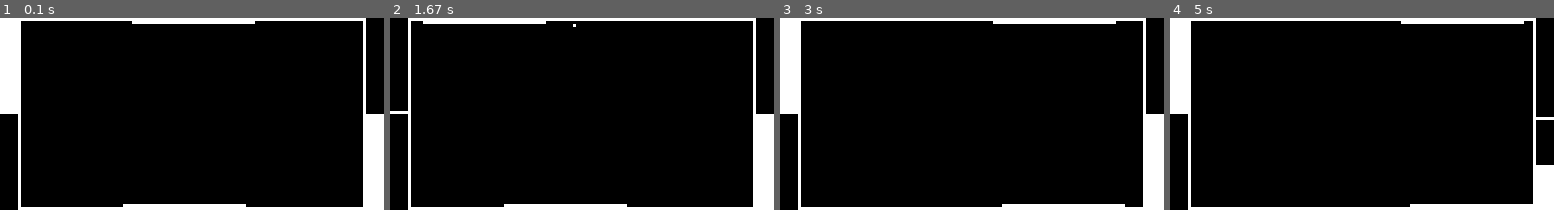
Above: before the commit, frames 1-4 (left to right).
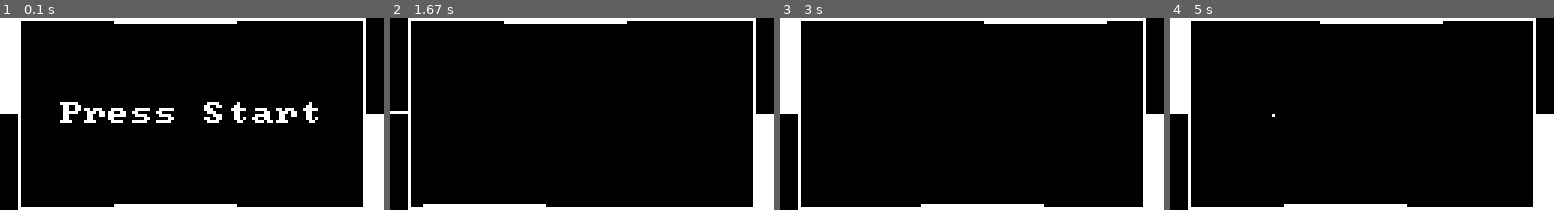
Above: after the commit, the same moments.

Repository: yoadsn/esp32-microgame
Game: pygame game, started from run.emu.py
The game is run twice, just before and just after one commit, with the same random seed, the same clock (stepped at 60 frames per second) and the same inputs.
Inputs:
- Up to frame 1 (0.1 s): no input
- Up to frame 2 (1.67 s): tap Space at 0.33, 0.73, 1.03, 1.23, 1.57 s
- Up to frame 3 (3 s): tap Space at 1.87, 2.07, 2.37, 2.63, 2.97 s
- Up to frame 4 (5 s): tap Space at 3.27, 3.4, 3.8, 4.1, 4.47, 4.87 s

The runs differ from the first frame. In frame 1, 2.7% of the frame differs, in the area x 15-83%, y 1-99%; in frame 2, 1.3%; in frame 3, 0.7%; in frame 4, 2.8%, in the area x 26-100%, y 1-99%.

Commit message:
Improve game state mgmt

Diff:
--- a/games/duel_game.py
+++ b/games/duel_game.py
@@ -17,7 +17,7 @@
 STOP_TO_CHARGE_WAIT_MS = 10
 CHARGE_TO_FIRE_WAIT_PER_POWER_MS = 55
 PLAYER_INITIAL_SPEED_PX_F = 3
-PLAYER_BASE_POWER_POINTS = 10
+PLAYER_BASE_POWER_POINTS = 20
 PLAYER_BASE_LENGTH_PX = 40
 PLAYER_MIN_BASE_LENGTH_PX = 5
 
@@ -226,6 +226,8 @@
             bar_rect,
             power_points,
         )
+
+        self.update_power(0)
 
     def play(self, button):
         # progress state machine
@@ -257,11 +259,6 @@
             self.play_state_start = self.time.ticks_ms()
             self.play_state = next_state
 
-        self.player_width = max(
-            PLAYER_MIN_BASE_LENGTH_PX,
-            PLAYER_BASE_LENGTH_PX * (self.power_points / PLAYER_BASE_POWER_POINTS),
-        )
-
         # Act on state
         if self.play_state == PST_FIRING:
             self.projectile = Projectile(
@@ -272,7 +269,7 @@
             )
 
     def check_hit(self, rect):
-        if self.play_state == PST_EXPLODED:
+        if self.check_exploded():
             return False
 
         x1, y1, x2, y2 = rect
@@ -286,8 +283,15 @@
                     return True
         return False
 
+    def check_exploded(self):
+        return self.play_state == PST_EXPLODED
+
     def update_power(self, power_diff):
         self.power_points += power_diff
+        self.player_width = max(
+            PLAYER_MIN_BASE_LENGTH_PX,
+            PLAYER_BASE_LENGTH_PX * (self.power_points / PLAYER_BASE_POWER_POINTS),
+        )
         self.charge_bar.set_full_charge_pct(
             self.power_points / PLAYER_BASE_POWER_POINTS
         )
@@ -358,6 +362,9 @@
 
     def play(self):
         current_time = self.player.time.ticks_ms()
+        if self.last_shot_time is None:
+            self.last_shot_time = current_time
+
         if not self.player.projectile:
             # Check if at least 3 seconds have passed since the last shot
             if (
@@ -365,9 +372,20 @@
                 or (current_time - self.last_shot_time) >= 3000
             ):
                 self.player.play(True)
+            else:
+                self.player.play(False)
         else:  # If not in defensive mode, assume offensive mode
             self.last_shot_time = current_time
             self.player.play(False)
+
+
+GST_INIT = -1
+GST_ROUND_INIT = 0
+GST_ROUND_PRE_RUN = 1
+GST_ROUND_RUN = 2
+GST_ROUND_ENDED = 3
+
+GST_ROUNDED_ENDED_DELAY_MS = 2000
 
 
 class GameLogic(BaseGameLogic):
@@ -378,13 +396,16 @@
 
     def load(self):
         print("game loaded")
-        self.count_down_to_invert = 0
-        self.start_game_tick = self.device.time.ticks_ms()
-
         self.field_width = FIELD_WIDTH
         self.field_start = (self.device.display.width - self.field_width) // 2
         self.field_end = self.device.display.width - self.field_start
 
+        self.game_state = GST_INIT
+
+    def initialize_round(self):
+        print("round init")
+        self.round_won = False
+        self.count_down_to_invert = 0
         self.top_player = Player(
             self.device.time,
             self.device.display,
@@ -409,10 +430,90 @@
         )
         self.npc = ComputerController(self.bottom_player)
 
+    def play(self):
+        time = self.device.time
+        # Progress States
+        next_state = curr_state = self.game_state
+        now = time.ticks_ms()
+        button_pressed = self.device.button.value() == 0
+
+        if curr_state == GST_ROUND_RUN:
+            if self.top_player.check_exploded() or self.bottom_player.check_exploded():
+                next_state = GST_ROUND_ENDED
+
+        elif curr_state == GST_ROUND_INIT:
+            next_state = GST_ROUND_PRE_RUN
+
+        elif curr_state == GST_ROUND_PRE_RUN:
+            if button_pressed:
+                next_state = GST_ROUND_RUN
+
+        elif curr_state == GST_ROUND_ENDED:
+            if time.ticks_diff(now, self.game_state_start) > GST_ROUNDED_ENDED_DELAY_MS:
+                next_state = GST_ROUND_INIT
+        else:
+            next_state = GST_ROUND_INIT
+
+        prev_state = curr_state
+        if next_state != curr_state:
+            self.game_state_start = now
+            self.game_state = curr_state = next_state
+
+        # Act
+        if curr_state == GST_ROUND_INIT:
+            self.initialize_round()
+
+        elif curr_state == GST_ROUND_ENDED:
+            self.round_won = self.bottom_player.check_exploded()
+
+        elif curr_state == GST_ROUND_RUN:
+            if prev_state == GST_ROUND_PRE_RUN:
+                self.start_game_tick = self.device.time.ticks_ms()
+
+            self.top_player.play(button_pressed)
+            self.npc.play()
+
+    def move(self):
+        if self.game_state == GST_ROUND_RUN:
+            # Move players if in defensive mode
+            self.top_player.move()
+            self.bottom_player.move()
+
+            # projectile hits
+            self.hit(self.top_player, self.bottom_player)
+            self.hit(self.bottom_player, self.top_player)
+
     def draw(self):
-        self.device.display.rect(
+        display = self.device.display
+        # Clear display and redraw players
+        display.fill(0)
+
+        display.rect(
             self.field_start, 0, self.field_width, self.device.display.height, 1
         )
+
+        if self.game_state == GST_ROUND_PRE_RUN:
+            display.center_text("Press Start", 1)
+        elif self.game_state == GST_ROUND_ENDED:
+            if self.round_won:
+                display.center_text("Won!", 1)
+            else:
+                display.center_text("Lost..", 1)
+
+        self.top_player.draw()
+        self.bottom_player.draw()
+
+        if self.count_down_to_invert > 0:
+            if self.game_state == GST_ROUND_ENDED:
+                self.count_down_to_invert = 0
+                display.invert(0)
+            else:
+                display.invert(1)
+                self.count_down_to_invert -= 1
+                if self.count_down_to_invert == 0:
+                    display.invert(0)
+
+        display.show()
 
     def hit(self, shooter: Player, target: Player):
         if shooter.projectile:
@@ -423,38 +524,6 @@
                 self.count_down_to_invert = 5
 
     def game_tick(self):
-        device = self.device
-        display = device.display
-        time = device.time
-        button = device.button
-
-        self.top_player.play(button.value() == 0)
-        self.npc.play()
-
-        # Move players if in defensive mode
-        self.top_player.move()
-        self.bottom_player.move()
-
-        # Check each player projectile (if exists)
-        # If it reached the other player edge, and the player currently draw
-        # line does not cover that section - the hit player loses a power point
-        # background should be in the color of the hit player for this frame
-        self.hit(self.top_player, self.bottom_player)
-        self.hit(self.bottom_player, self.top_player)
-
-        # Clear display and redraw players
-        display.fill(0)
-
+        self.play()
+        self.move()
         self.draw()
-        self.top_player.draw()
-        self.bottom_player.draw()
-
-        if self.count_down_to_invert > 0:
-            display.invert(1)
-            self.count_down_to_invert -= 1
-            if self.count_down_to_invert == 0:
-                display.invert(0)
-
-        # display.text("12", 1, 2, 1)
-        # display.text("12", 111, 51, 1)
-        display.show()
